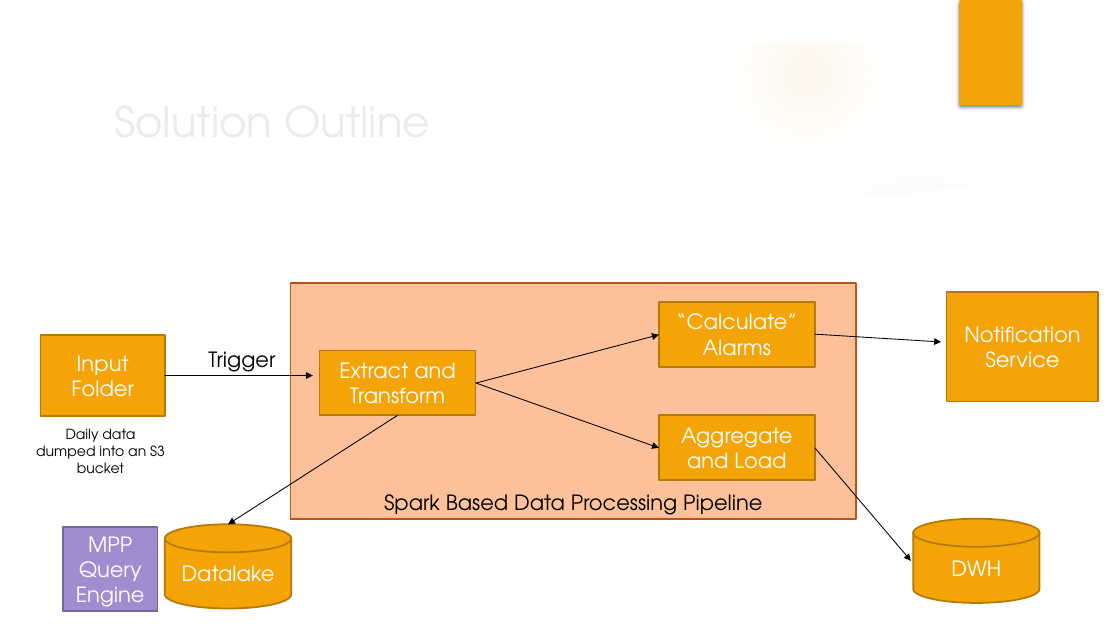
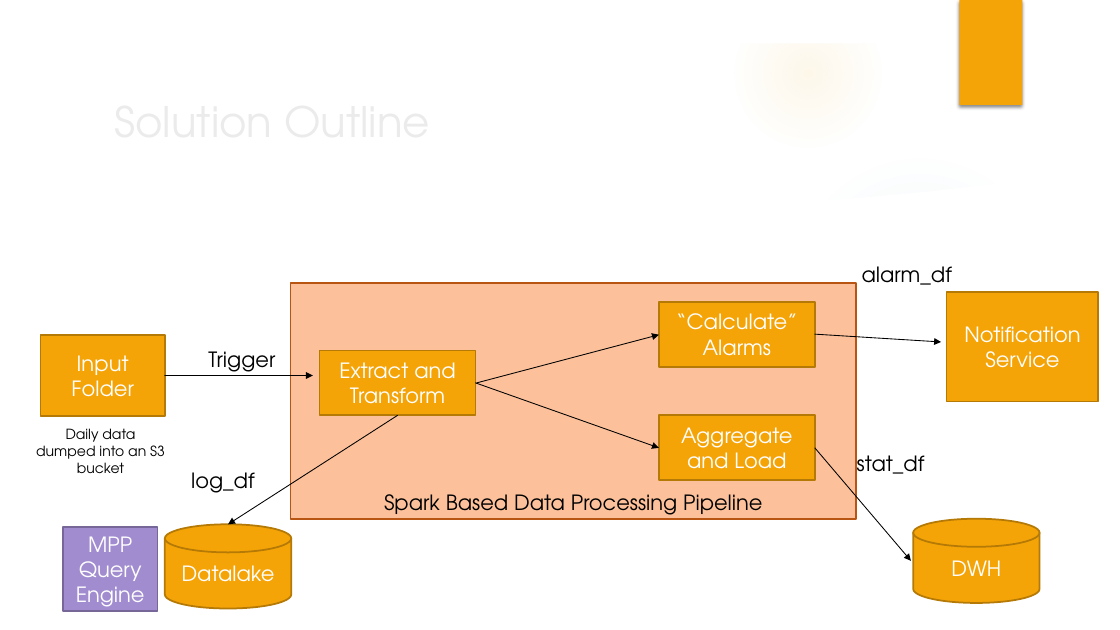
Before and after one commit to azimmerman0125/spark-training-october-13, a slide deck: slide 44 of slides/Introduction to Apache Spark.pptx. Drawn at 1120x630 pixels with LibreOffice and Linux fonts; fonts in the diff are those of the drawing; background and template pictures are left out. Boxes give left, top, right and bottom in pixels: in the first picture for what was removed or moved away, otherwise in the second. Text is boxed around its words. In the diff, an @@ line names an element or a change of style, - is before the commit and + after.

Commit message:
slide update

```diff
--- a/slides/Introduction to Apache Spark.pptx
+++ b/slides/Introduction to Apache Spark.pptx
@@ text added at (x1=862, y1=266, x2=952, y2=292), 18 pt, text #000000 @@
+alarm_df
@@ text added at (x1=191, y1=472, x2=255, y2=493), 18 pt, text #000000 @@
+log_df
@@ text added at (x1=857, y1=455, x2=925, y2=474), 18 pt, text #000000 @@
+stat_df
```
